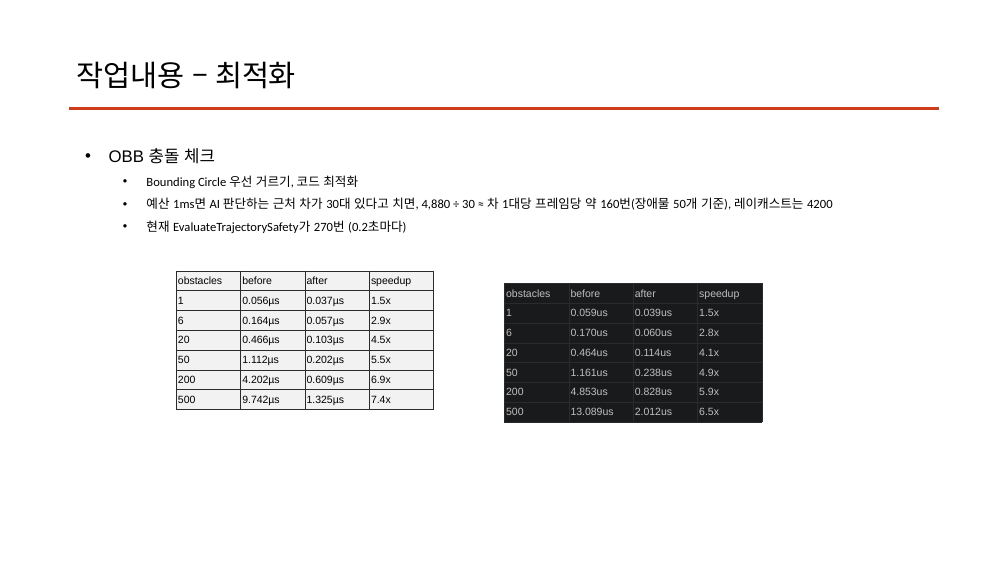
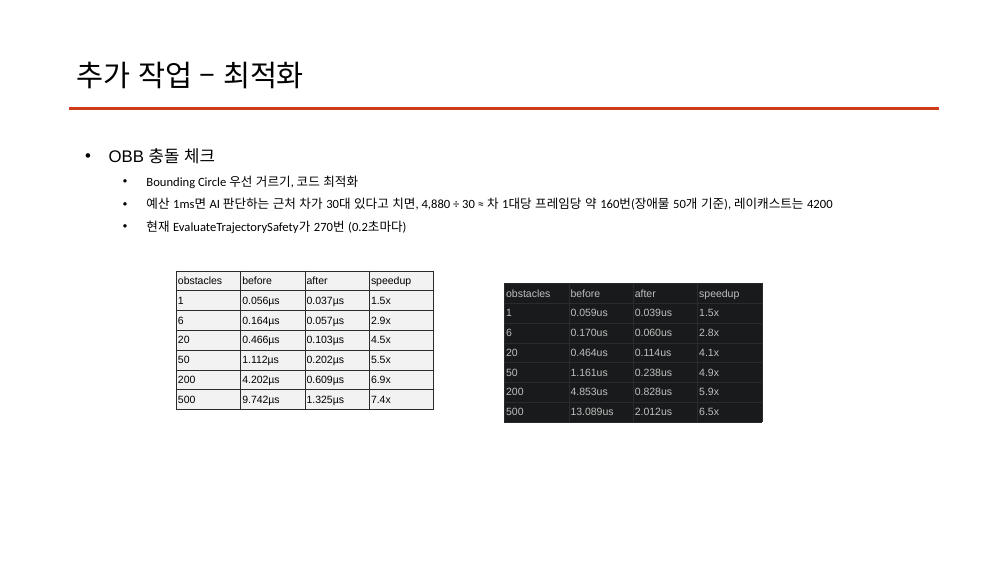
Before and after one commit to clwmrndl92/PA26-Car-Road-AI-Sim, a slide deck: slide 8 of Report/5주차.pptx (slide 4 before the commit). Drawn at 1008x567 pixels with LibreOffice and Linux fonts; fonts in the diff are those of the drawing. Boxes give left, top, right and bottom in pixels: in the first picture for what was removed or moved away, otherwise in the second. Text is boxed around its words. In the diff, an @@ line names an element or a change of style, - is before the commit and + after.

```diff
--- a/Report/5주차.pptx
+++ b/Report/5주차.pptx
@@ title at [77,61,304,89]: text changed @@
-작업내용 – 최적화
+추가 작업 – 최적화
```
Also in this commit, not shown: 1 other slide changed, 4 slides added, 12 other files.
